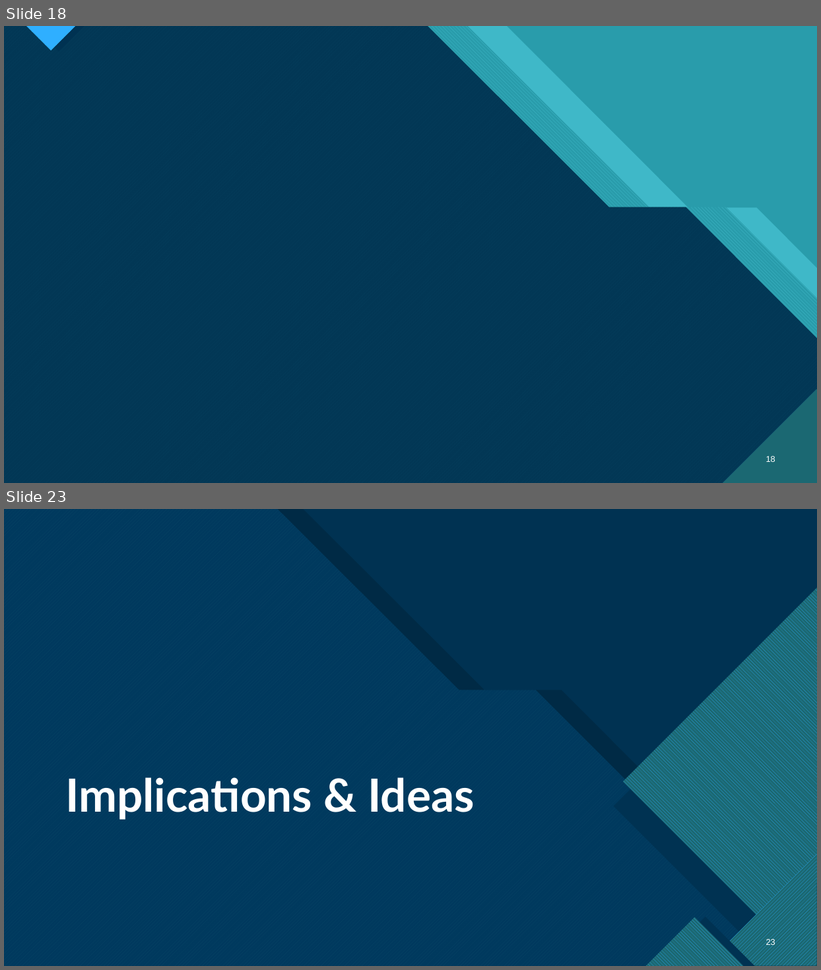
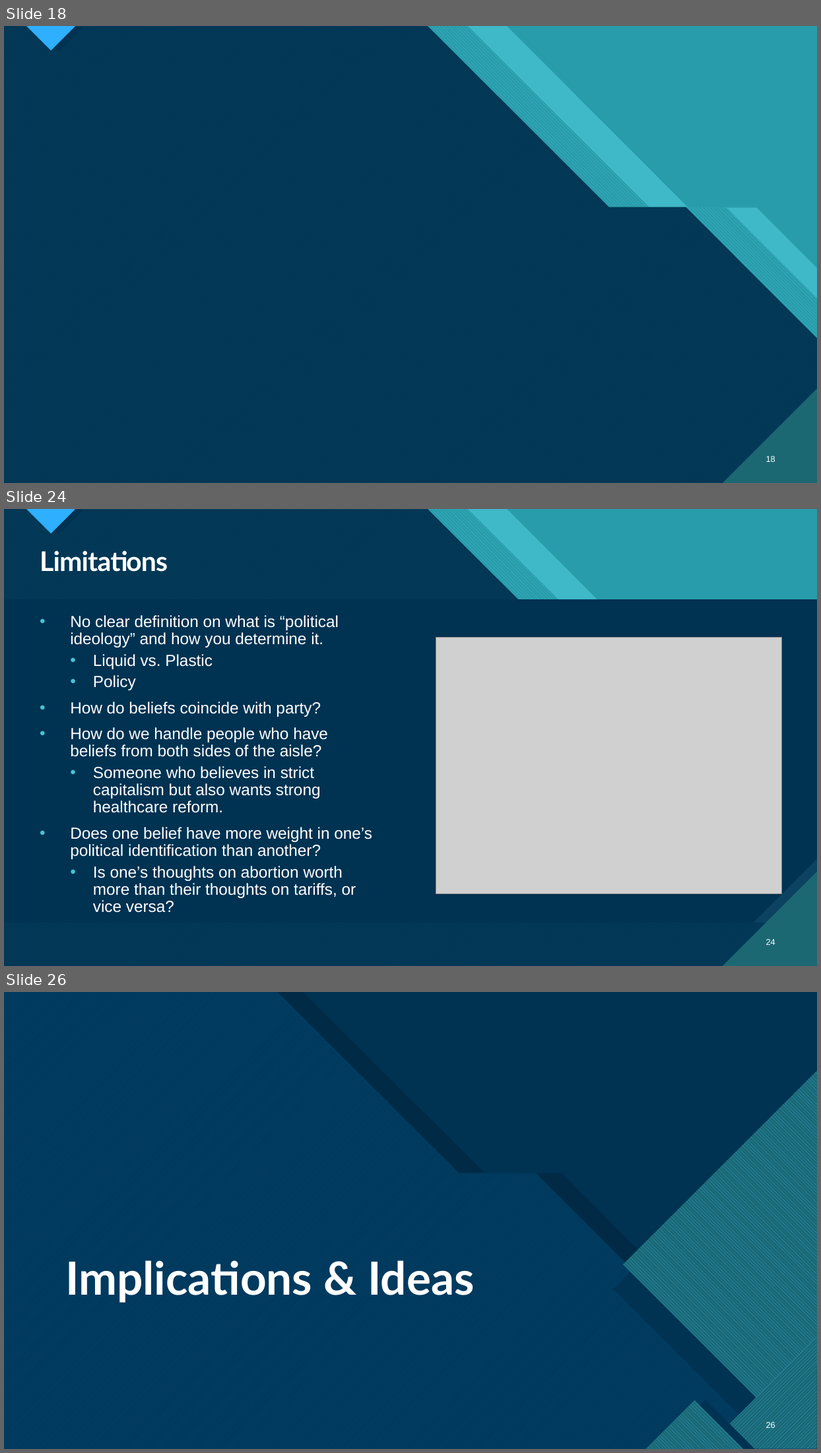
Before and after one commit to HunBurry/hon450-451, a slide deck: docs/Honors Thesis Presentation.pptx. Shown one above the other, each under a label of ours: slides 18 and 23 before the commit, slides 18, 24 and 26 after it; the slides between them are not shown. The pictures are 821x970 and 821x1453 pixels, drawn with LibreOffice and Linux fonts; fonts in the diff are those of the drawing; grey boxes stand for pictures; background and template pictures are left out; a plain dark background stands for a picture behind light text. Boxes give left, top, right and bottom in pixels: in the first picture for what was removed or moved away, otherwise in the second. Text is boxed around its words. In the diff, an @@ line names an element or a change of style, - is before the commit and + after.

```diff
--- a/docs/Honors Thesis Presentation.pptx
+++ b/docs/Honors Thesis Presentation.pptx
@@ slide 24 added at <box>4,509,817,966</box>, background #47C3D3; not listed: 18 template elements that a slide beside it also shows @@
@@ title added at <box>40,551,168,572</box>, 32 pt, text #FFFFFF, bold @@
+Limitations
@@ text added at <box>70,615,372,913</box>, 19 pt, text #FFFFFF @@
+• No clear definition on what is “political ideology” and how you determine it.
+  • Liquid vs. Plastic
+  • Policy
+• How do beliefs coincide with party?
+• How do we handle people who have beliefs from both sides of the aisle?
+  • Someone who believes in strict capitalism but also wants strong healthcare reform.
+• Does one belief have more weight in one’s political identification than another?
+  • Is one’s thoughts on abortion worth more than their thoughts on tariffs, or vice versa?
@@ picture added at <box>436,637,781,894</box> @@
@@ page number added at <box>766,939,776,945</box>, 10 pt, text #FFFFFF @@
+24
@@ what was slide 23 is now slide 26 @@
@@ page number at <box>766,1422,776,1430</box>: text changed @@
-23
+26
```
Also in this commit, not shown: 3 slides changed, 8 other slides added, 11 slides removed.
